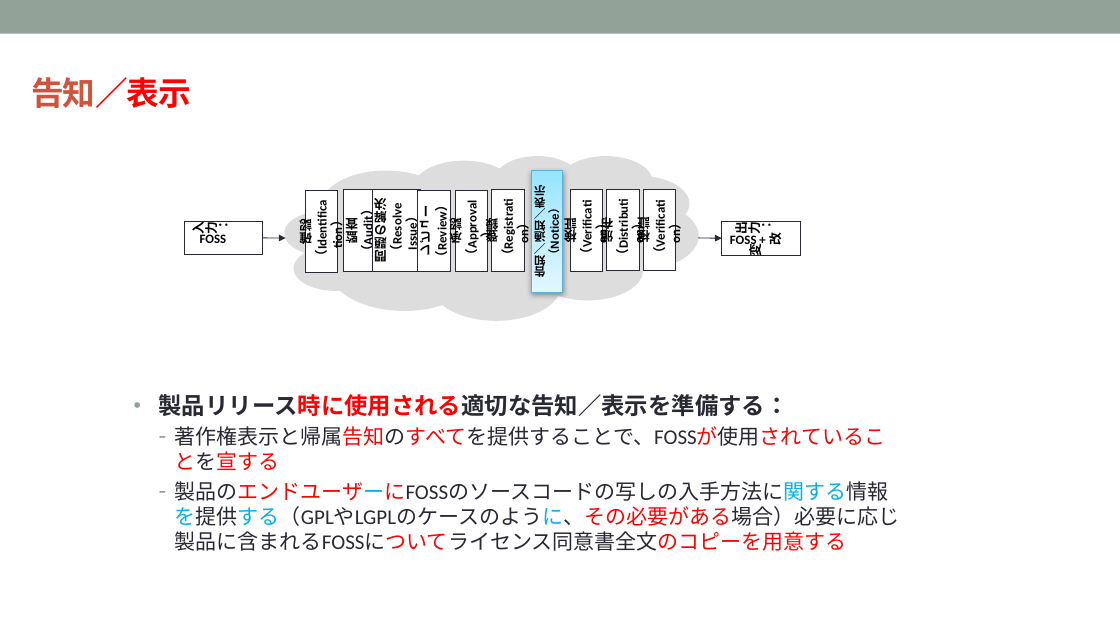
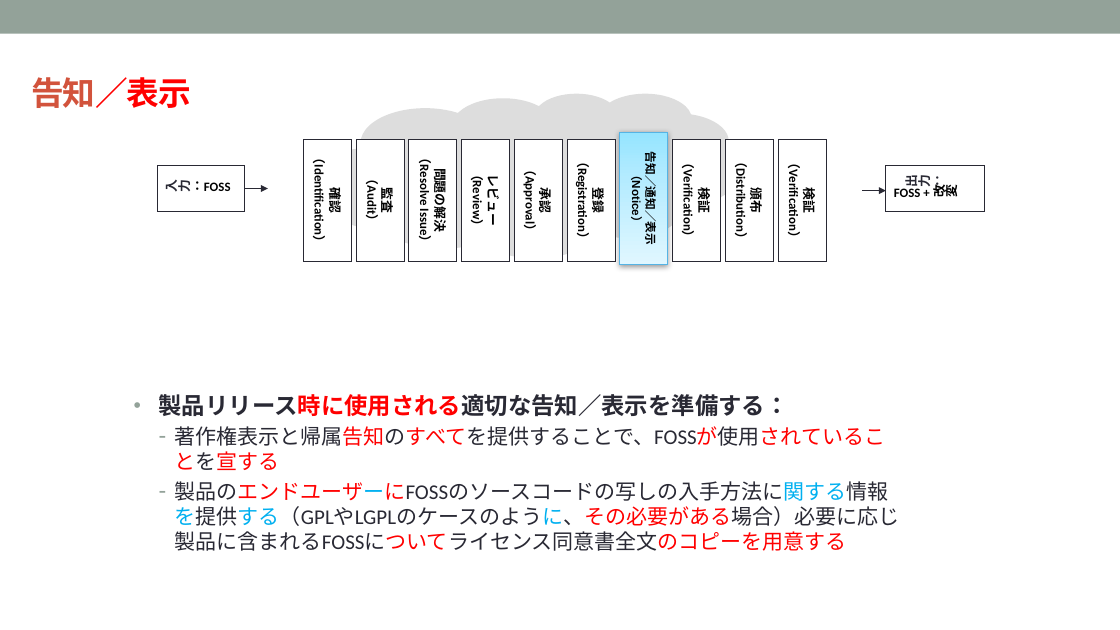
Before and after one commit to OpenChain-Project/Curriculum-Translation-JP, a slide deck: slide 61 of RC/openchain-curriculum-release-2-jp_rc1.0.pptx (slide 62 before the commit). Drawn at 1120x630 pixels with LibreOffice and Linux fonts; fonts in the diff are those of the drawing; background and template pictures are left out. Boxes give left, top, right and bottom in pixels: in the first picture for what was removed or moved away, otherwise in the second. Text is boxed around its words. In the diff, an @@ line names an element or a change of style, - is before the commit and + after.

```diff
--- a/RC/openchain-curriculum-release-2-jp_rc1.0.pptx
+++ b/RC/openchain-curriculum-release-2-jp_rc1.0.pptx
@@ thought cloud: place and size @@
-thought cloud at (285, 155, 699, 320)
+thought cloud at (323, 93, 738, 258)
@@ thought cloud at (323, 93, 738, 258): proportions changed @@
@@ rectangle "確認": place and size @@
-rectangle "確認" at (305, 191, 338, 273)
+rectangle "確認" at (303, 139, 351, 262)
@@ rectangle "監査": place and size @@
-rectangle "監査" at (344, 190, 376, 271)
+rectangle "監査" at (356, 139, 404, 262)
@@ rectangle "問題の解決": place and size @@
-rectangle "問題の解決" at (372, 190, 420, 271)
+rectangle "問題の解決" at (409, 139, 457, 262)
@@ rectangle "レビュー": place and size @@
-rectangle "レビュー" at (418, 191, 450, 272)
+rectangle "レビュー" at (461, 139, 509, 262)
@@ rectangle "承認": place and size @@
-rectangle "承認" at (455, 190, 488, 271)
+rectangle "承認" at (514, 139, 562, 262)
@@ rectangle "登録": place and size @@
-rectangle "登録" at (492, 190, 524, 271)
+rectangle "登録" at (567, 139, 615, 262)
@@ rectangle "告知／通知／表示": place and size @@
-rectangle "告知／通知／表示" at (532, 171, 563, 292)
+rectangle "告知／通知／表示" at (620, 132, 668, 264)
@@ rectangle "検証": place and size @@
-rectangle "検証" at (644, 189, 676, 271)
+rectangle "検証" at (673, 139, 721, 262)
@@ rectangle "頒布": place and size @@
-rectangle "頒布" at (607, 189, 639, 271)
+rectangle "頒布" at (725, 139, 773, 262)
@@ rectangle "検証": place and size @@
-rectangle "検証" at (571, 190, 603, 271)
+rectangle "検証" at (778, 139, 826, 262)
@@ rectangle "入力：FOSS": place and size @@
-rectangle "入力：FOSS" at (184, 221, 263, 254)
+rectangle "入力：FOSS" at (158, 165, 245, 211)
@@ rectangle "入力：FOSS" at (158, 165, 245, 211): vertical alignment top to middle @@
@@ text in rectangle at (311, 161, 345, 240): text changed @@
-確認（Identification）
+確認
+（Identification）
@@ text in rectangle at (416, 159, 451, 240): text changed @@
-問題の解決（Resolve Issue）
+問題の解決
+（Resolve Issue）
@@ text in rectangle at (469, 176, 503, 225): text changed @@
-レビュー（Review）
+レビュー
+（Review）
@@ text in rectangle at (522, 171, 556, 229): text changed @@
-承認（Approval）
+承認
+（Approval）
@@ text in rectangle at (575, 164, 609, 237): text changed @@
-登録（Registration）
+登録
+（Registration）
@@ text in rectangle at (629, 161, 660, 242): text changed @@
-告知／通知／表示（Notice）
+告知／通知／表示
+（Notice）
@@ text in rectangle at (680, 165, 714, 235): text changed @@
-検証（Verification）
+検証
+（Verification）
@@ text in rectangle at (733, 164, 767, 237): text changed @@
-頒布（Distribution）
+頒布
+（Distribution）
@@ text in rectangle at (785, 165, 820, 236): text changed @@
-検証（Verification）
+検証
+（Verification）
@@ rectangle "出力：" at (886, 165, 985, 211): vertical alignment top to middle @@
@@ rectangle "出力：": place and size @@
-rectangle "出力：" at (722, 222, 801, 255)
+rectangle "出力：" at (886, 165, 985, 211)
@@ text in rectangle at (902, 175, 934, 186): text colour #000000 to #292934 in "出力：" @@
@@ text in rectangle at (162, 181, 231, 192): text changed @@
-入力：
-FOSS
+入力：FOSS
@@ arrow moved from (262, 238) - (286, 238) to (245, 188) - (268, 188) @@
@@ text in rectangle at (364, 180, 398, 219): text changed @@
-監査（Audit）
+監査
+（Audit）
@@ arrow moved from (698, 238) - (722, 239) to (863, 191) - (886, 191) @@
@@ line removed from (306, 232) to (306, 232) @@
```
Also in this commit, not shown: 9 other slides changed, 1 slide removed, 1 other file.
